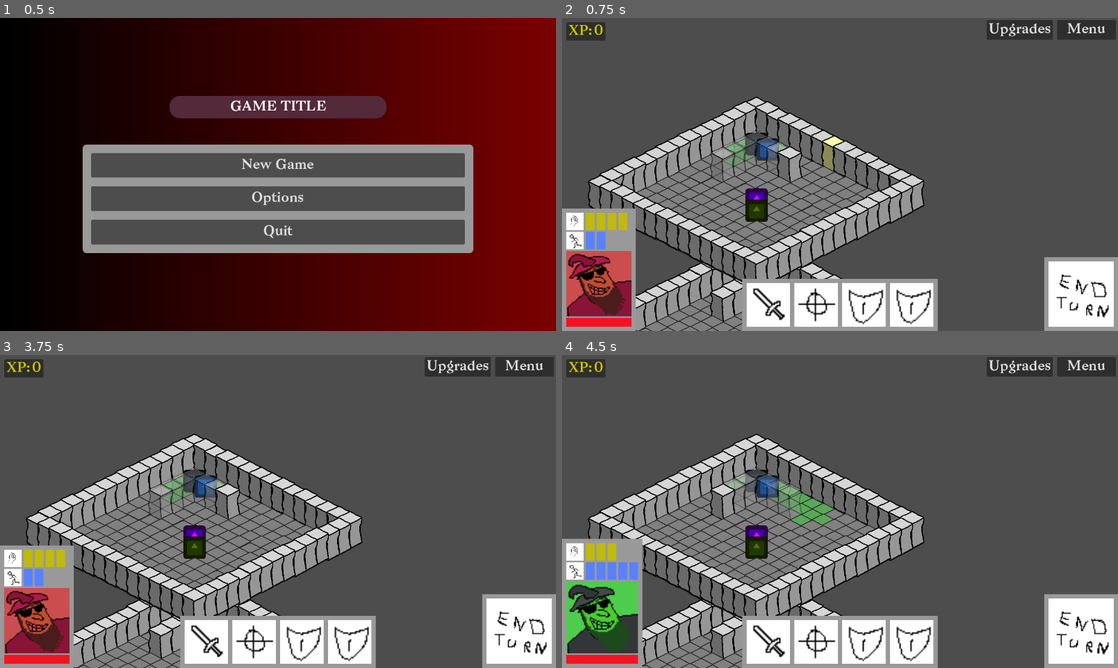
Above: before the commit, frames 1-4 (two rows, left to right).
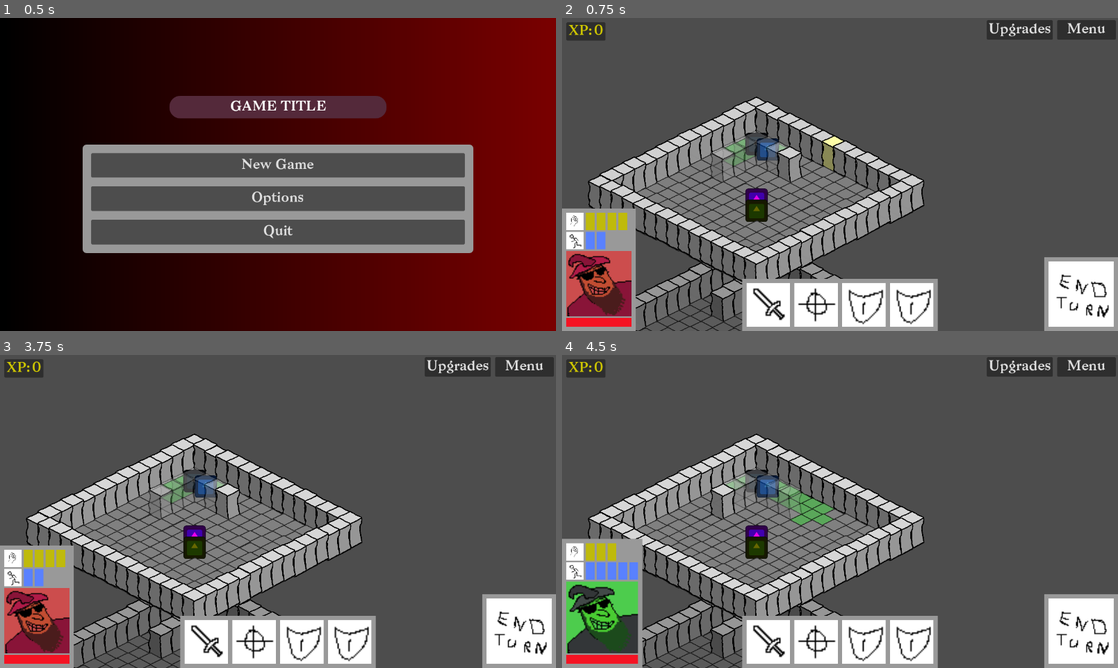
Above: after the commit, the same moments.

Repository: CiaranWoodward/LD57
Game: Godot game, scene res://scenes/main.tscn
Same seed, same stepped clock (60 frames per second), same inputs: the game is played once before the commit and once after it. The engine's default icon, where the game draws it, is replaced by a stand-in: a white triangle on a blue panel in a dark square. Sound files missing from this copy of the repository are replaced by a short silence.
Inputs (mouse positions are in pixels of both pictures, inside the frame that each line leads up to):
- Up to frame 1 (0.5 s): no input
- Up to frame 2 (0.75 s): click "New Game" at 0.5 s
- Up to frame 3 (3.75 s): click "Upgrades" at 1.25 s; click "+" at 2 s; click (278, 452) at 2.77 s; click "X" at 3.5 s
- Up to frame 4 (4.5 s): click (1079, 630) at 4.25 s

Frame 1 is identical in both runs. In frame 2, 3.0% of the frame differs, in the area x 13-50%, y 78-100%; in frame 3, 3.0%; in frame 4, 2.8%.

Commit message:
Enhance level transition effects in GameController and LevelManager
- Implemented z_index adjustments for active and previous levels to manage visual layering.
- Added modulation effects to visually distinguish active and non-active levels during transitions.
- Updated LevelManager to set initial modulation for non-active levels upon initialization.
- Improved tweening effects for smoother transitions between levels.

Diff:
--- a/Level/GameController.gd
+++ b/Level/GameController.gd
@@ -592,9 +592,35 @@
 		isometric_map.tile_selected.disconnect(_on_tile_selected)
 		print("GameController: Disconnected tile_selected signal from previous map")
 
+	# Restore the previous level's z_index to its default value (negative of level index)
+	if level_manager and level_manager.level_nodes.has(current_active_level):
+		var previous_level_map = level_manager.level_nodes[current_active_level]
+		if previous_level_map:
+			previous_level_map.z_index = -current_active_level
+			# Fade previous active level to grey
+			var tween = create_tween()
+			tween.tween_property(previous_level_map, "modulate", Color(0.7, 0.7, 0.7, 1.0), 0.3)
+			print("GameController: Restored z_index of level " + str(current_active_level) + " to " + str(-current_active_level))
+
 	# Change active level and map
 	current_active_level = level_index
 	isometric_map = level_map
+
+	# Set the new active level's z_index to 10 to bring it forward
+	if isometric_map:
+		isometric_map.z_index = 10
+		# Fade active level to full color
+		var tween = create_tween()
+		tween.tween_property(isometric_map, "modulate", Color(1.0, 1.0, 1.0, 1.0), 0.3)
+		print("GameController: Set z_index of active level " + str(level_index) + " to 10")
+
+	# Apply grey modulation to all non-active levels
+	if level_manager:
+		for idx in level_manager.level_nodes:
+			var map = level_manager.level_nodes[idx]
+			if idx != level_index and map:
+				var tween = create_tween()
+				tween.tween_property(map, "modulate", Color(0.7, 0.7, 0.7, 1.0), 0.3)
 
 	# Connect signal to new map
 	if isometric_map and not isometric_map.is_connected("tile_selected", Callable(self, "_on_tile_selected")):
--- a/Level/LevelManager.gd
+++ b/Level/LevelManager.gd
@@ -44,6 +44,10 @@
 	# Add to scene tree
 	add_child(level_instance)
 	level_instance.z_index = -level_index
+
+	# Set initial modulation (grey for non-active levels)
+	if level_index > 0:  # Assume first level starts as active
+		level_instance.modulate = Color(0.7, 0.7, 0.7, 1.0)
 
 	# Track this level
 	level_nodes[level_index] = level_instance
